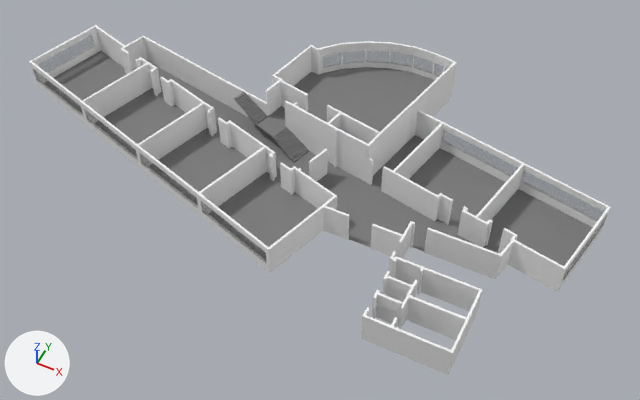
Renders of the glTF model models/all/C/Erdgeschoss/model.glb from each side of a commit.
Both versions are drawn from a camera (50 mm lens) standing at (46.8, 57.8, 57.4) and looking at (23.3, 104.7, -1.2). Every picture has the same lights, and +X, +Y and +Z are marked at lower left. The picture after the commit comes second. Where no turn or scale is listed for an object, it has been applied to the vertices.
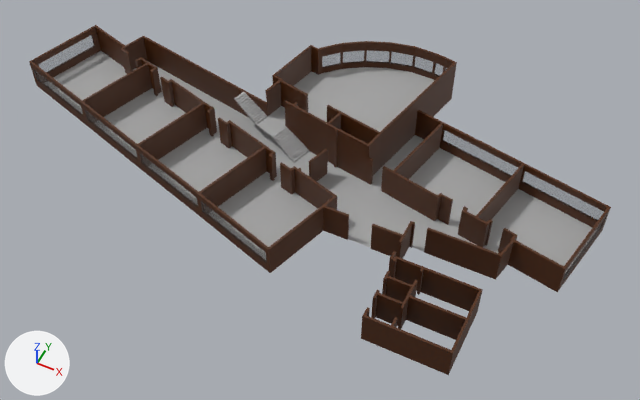
The newer file is also turned or shifted as a whole; pictures and numbers use the older file's frame.

Patch to the scene script:
```diff
--- a/models/all/C/Erdgeschoss/model.glb.py
+++ b/models/all/C/Erdgeschoss/model.glb.py
@@ mat_floor @@
 mat_floor = principled_material('floor')
-mat_floor.base_color = (0.197, 0.197, 0.197)  # grey #7b7b7b
+mat_floor.base_color = (0.396, 0.396, 0.396)  # grey #a9a9a9
@@ mat_material_001 @@
 mat_material_001 = principled_material('Material.001')
-mat_material_001.base_color = (0.943, 0.943, 0.943)  # white #f9f9f9
+mat_material_001.base_color = (0.0807, 0.0208, 0.00114)  # brown #502804
```

Changed parts and their boxes [x1, y1, x2, y2] in the pictures (640 x 400 px):
'Plane.031', recoloured
    both: [29, 25, 611, 375]
'Plane.019', recoloured
    both: [53, 51, 592, 266]
'Plane.018', recoloured (lighter)
    both: [257, 67, 435, 136]
'Cube.004', recoloured
    both: [272, 126, 309, 163]
'Cube.005', recoloured (lighter)
    both: [234, 92, 267, 125]
